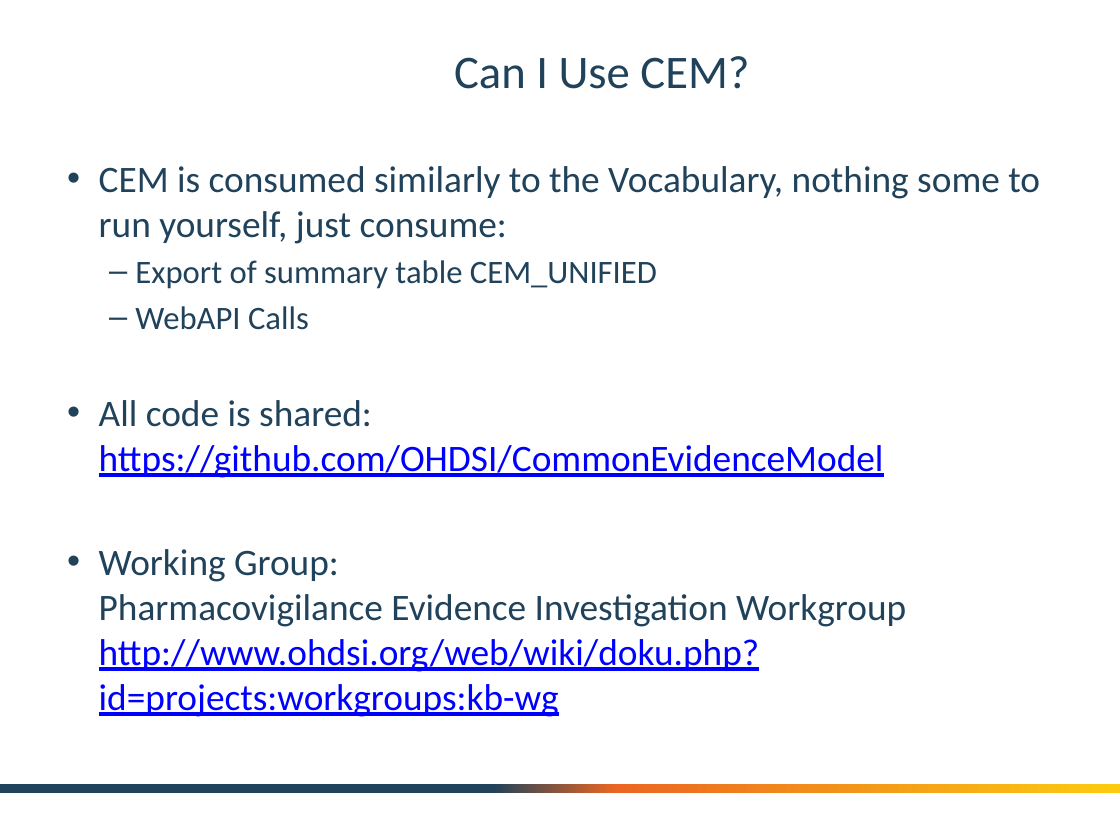
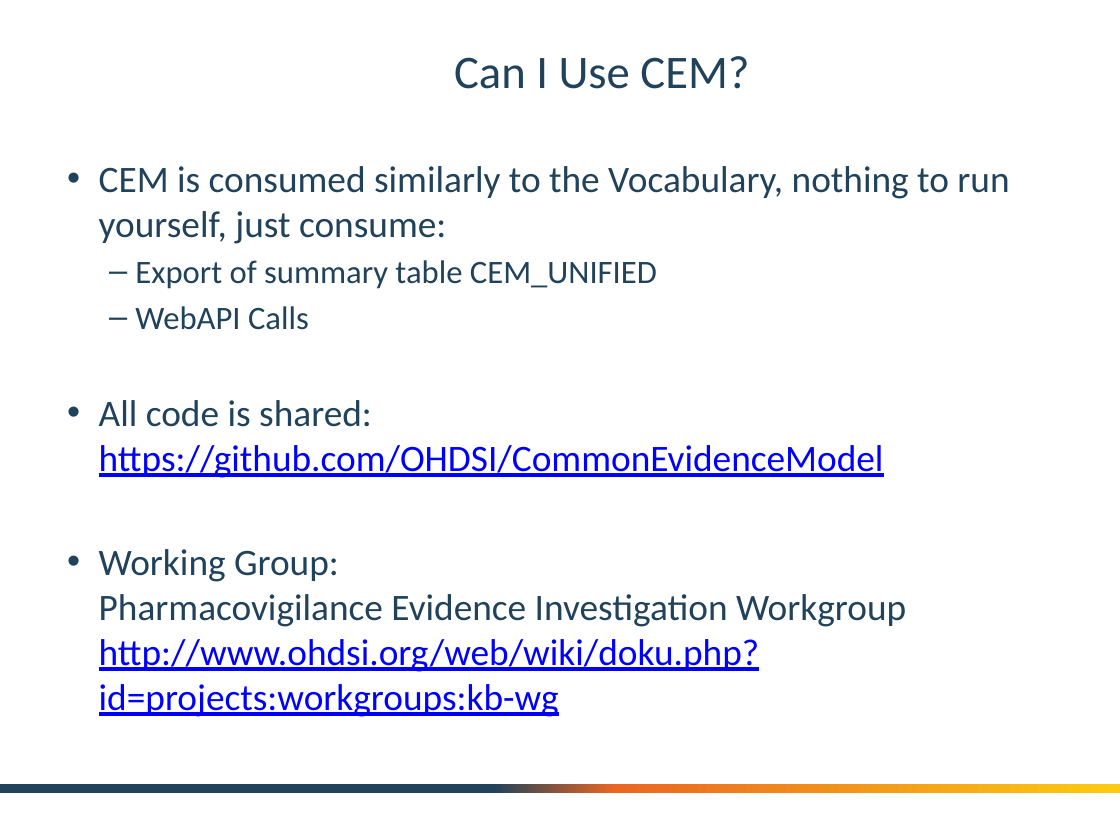
Before and after one commit to OHDSI/CommonEvidenceModel, a slide deck: slide 12 of documentation/CEM_OVERVIEW_V2.pptx (slide 10 before the commit). Drawn at 1120x840 pixels with LibreOffice and Linux fonts; fonts in the diff are those of the drawing; background and template pictures are left out. Boxes give left, top, right and bottom in pixels: in the first picture for what was removed or moved away, otherwise in the second. Text is boxed around its words. In the diff, an @@ line names an element or a change of style, - is before the commit and + after.

```diff
--- a/documentation/CEM_OVERVIEW_V2.pptx
+++ b/documentation/CEM_OVERVIEW_V2.pptx
@@ text at [99,166,1009,244]: text changed @@
-• CEM is consumed similarly to the Vocabulary, nothing some to run yourself, just consume:
+• CEM is consumed similarly to the Vocabulary, nothing to run yourself, just consume:
```
Also in this commit, not shown: 3 other slides changed, 1 slide added, 1 slide removed, 1 other file.
